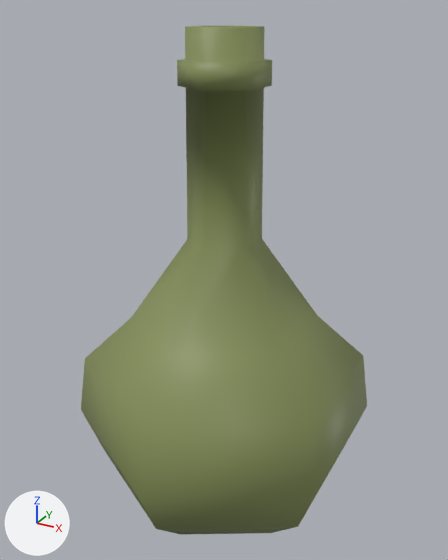
The glTF model Models/Tools/WineBottle.glb: old version first, new version second.
Before and after are seen from a 50 mm lens placed at (0.218, -0.397, 0.399), pointed at (-0.002, 0.002, 0.2). The axes (+X, +Y, +Z) are drawn at lower left. The lights are the same throughout.

The first picture shows 'WineBottle'.
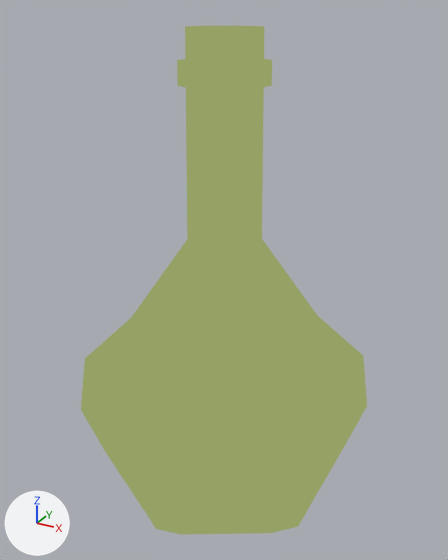
The change, as a diff of the scene's bpy script:
```diff
--- a/Models/Tools/WineBottle.glb.py
+++ b/Models/Tools/WineBottle.glb.py
@@ mat_material_001 @@
 mat_material_001 = bpy.data.materials.new('Material.001')
-# nodes: BsdfPrincipled, Mix, OutputMaterial, VertexColor
-# colours: white #e7e7e7
+# nodes: BsdfTransparent, Emission, LightPath, MixShader, OutputMaterial, VertexColor
```

What differs and where, as boxes [x1, y1, x2, y2] in the pictures (448 x 560 px):
'WineBottle', recoloured: [81, 26, 367, 535] in both
